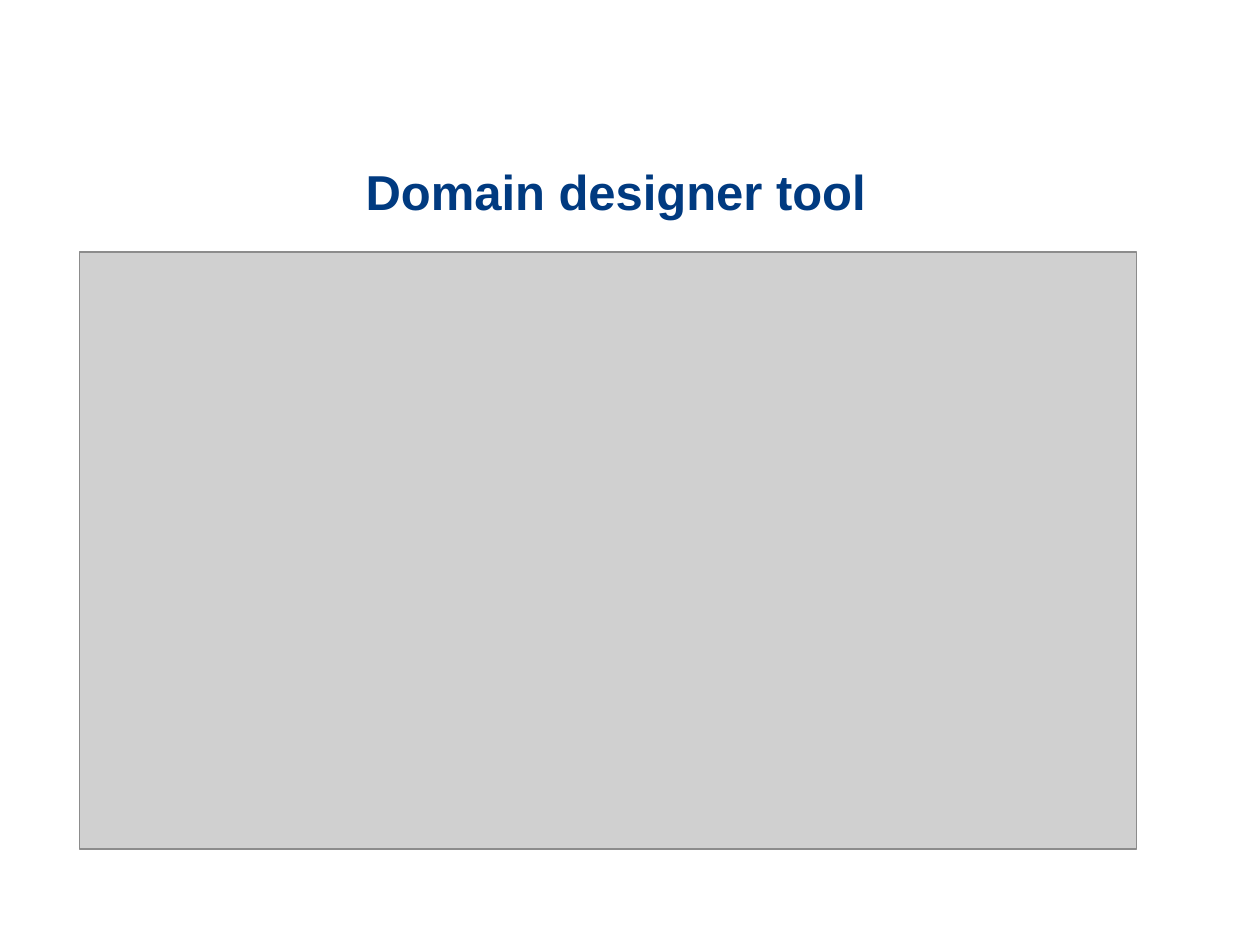
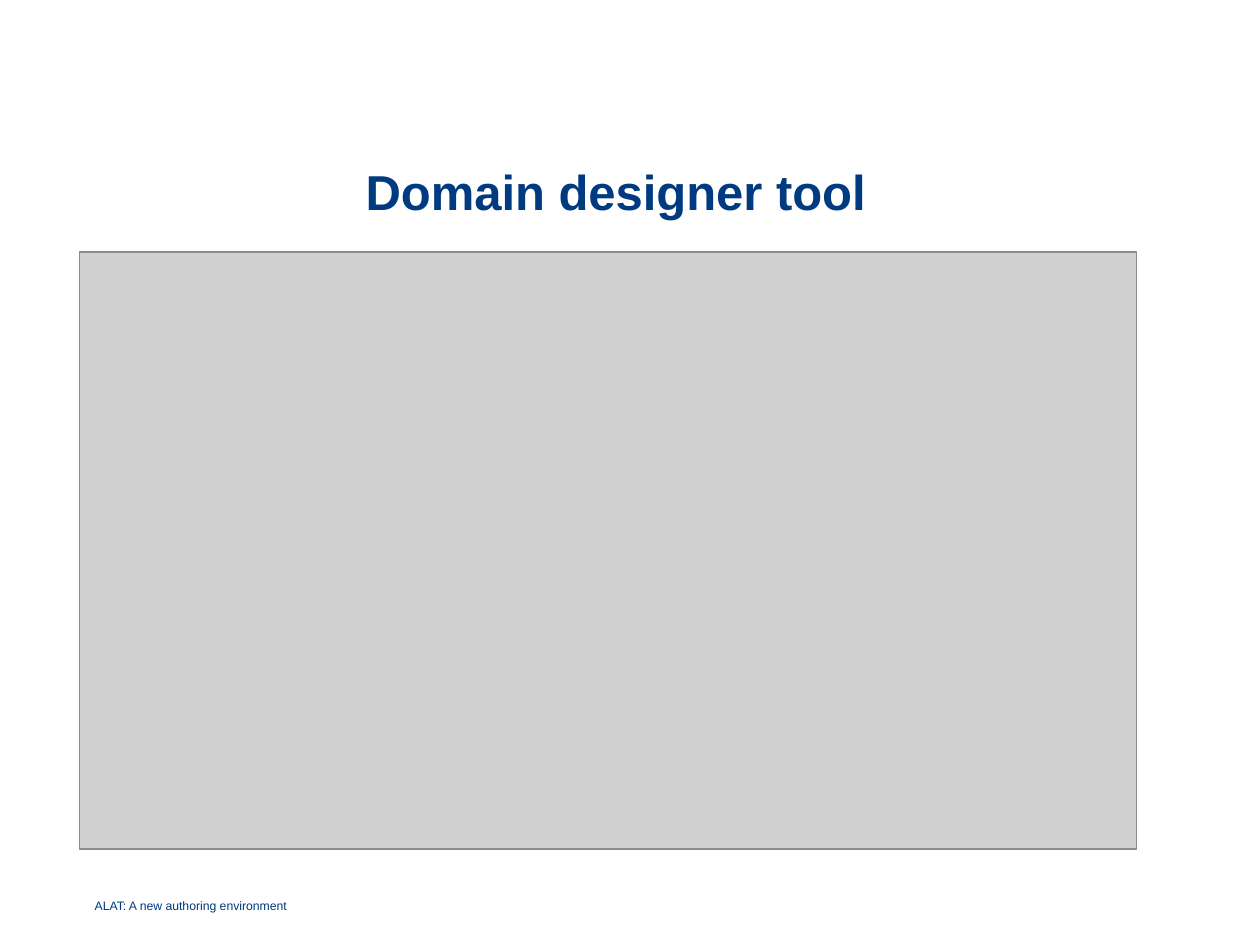
Before and after one commit to wottah/Thesis, a slide deck: slide 13 of Documents/School/Thesis docs/ALAT.pptx (slide 12 before the commit). Drawn at 1260x945 pixels with LibreOffice and Linux fonts; fonts in the diff are those of the drawing; grey boxes stand for pictures; background and template pictures are left out. Boxes give left, top, right and bottom in pixels: in the first picture for what was removed or moved away, otherwise in the second. Text is boxed around its words. In the diff, an @@ line names an element or a change of style, - is before the commit and + after.

```diff
--- a/Documents/School/Thesis docs/ALAT.pptx
+++ b/Documents/School/Thesis docs/ALAT.pptx
@@ subtitle added at box(95, 901, 287, 913), 7 pt, text #003A80 @@
+ALAT: A new authoring environment
```
Also in this commit, not shown: 20 other slides changed, 6 slides added, 3 slides removed.
